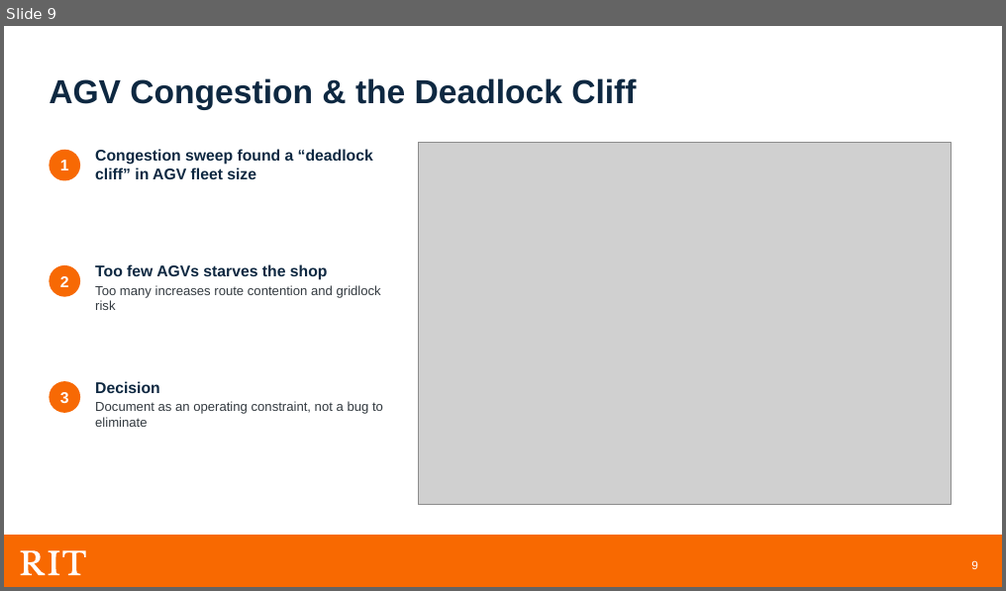
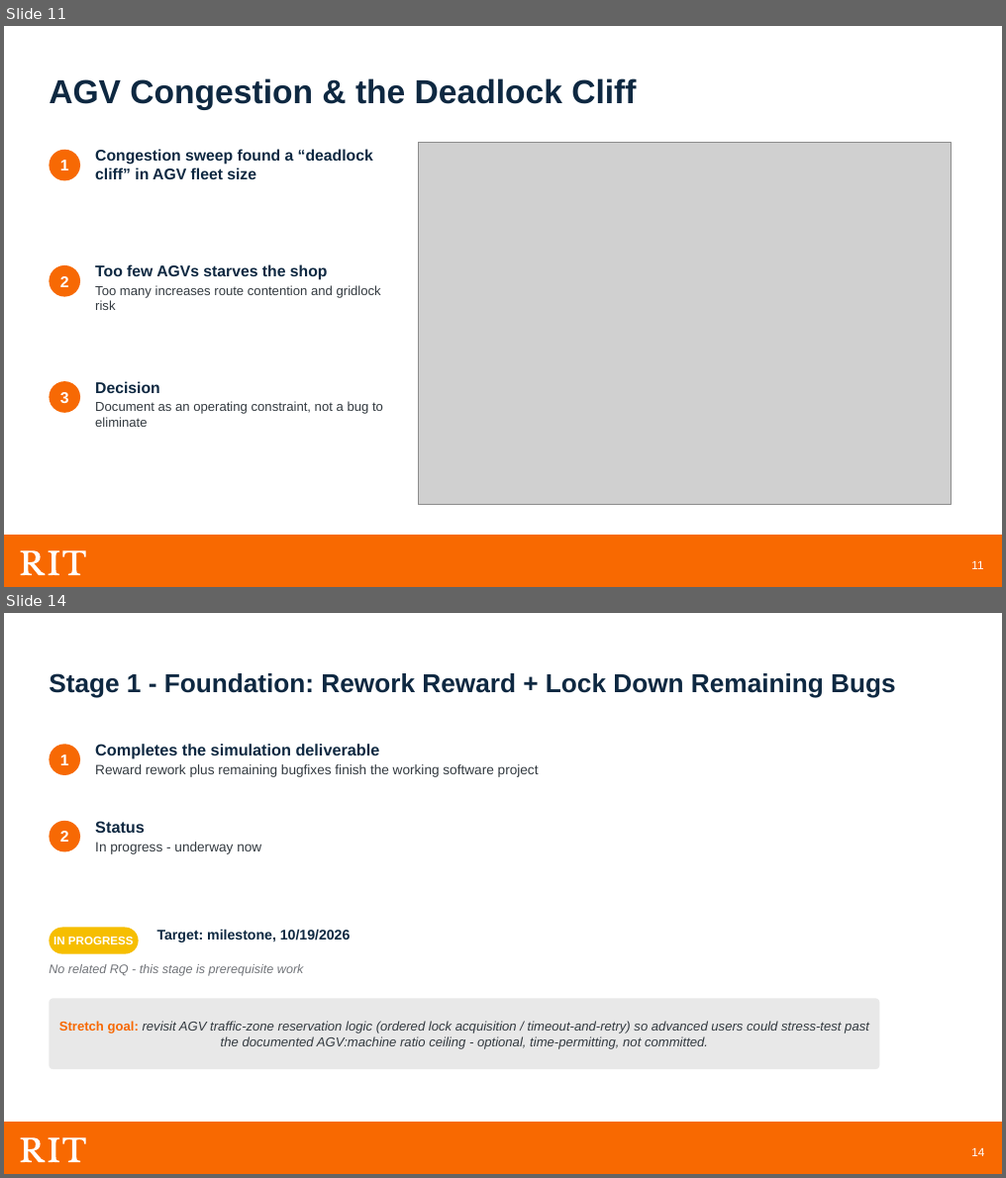
Before and after one commit to meaton96/Capstone, a slide deck: docs/presentation/Capstone_Planning_Presentation.pptx. Shown one above the other, each under a label of ours: slide 9 before the commit, slides 11 and 14 after it; the slides between them are not shown. The pictures are 1006x591 and 1006x1178 pixels, drawn with LibreOffice and Linux fonts; fonts in the diff are those of the drawing; grey boxes stand for pictures; background and template pictures are left out. Boxes give left, top, right and bottom in pixels: in the first picture for what was removed or moved away, otherwise in the second. Text is boxed around its words. In the diff, an @@ line names an element or a change of style, - is before the commit and + after.

```diff
--- a/docs/presentation/Capstone_Planning_Presentation.pptx
+++ b/docs/presentation/Capstone_Planning_Presentation.pptx
@@ slide 14 added at [4,613,1002,1174], background #FFFFFF; not listed: 7 template elements that a slide beside it also shows @@
@@ text added at [49,673,896,697], 25 pt, text #0E2841, bold @@
+Stage 1 - Foundation: Rework Reward + Lock Down Remaining Bugs
@@ ellipse added at [49,744,80,775], fill #F76904, 15 pt, text #FFFFFF, bold @@
+1
@@ text added at [95,744,539,777], 13 pt, text #333A40 @@
+Completes the simulation deliverable
+Reward rework plus remaining bugfixes finish the working software project
@@ ellipse added at [49,821,80,853], fill #F76904, 15 pt, text #FFFFFF, bold @@
+2
@@ text added at [95,821,261,855], 13 pt, text #333A40 @@
+Status
+In progress - underway now
@@ rounded rectangle added at [49,928,138,955], fill #F6BE00, 11 pt, text #FFFFFF, bold @@
+IN PROGRESS
@@ text added at [157,929,350,943], 13.5 pt, text #0E2841, bold @@
+Target: milestone, 10/19/2026
@@ text added at [49,964,304,976], 12 pt, text #717479, italic @@
+No related RQ - this stage is prerequisite work
@@ rounded rectangle added at [49,998,880,1069], fill #E8E8E8, 12.5 pt, text #333A40, italic @@
+Stretch goal: revisit AGV traffic-zone reservation logic (ordered lock acquisition / timeout-and-retry) so advanced users could stress-test past the documented AGV:machine ratio ceiling - optional, time-permitting, not committed.
@@ what was slide 9 is now slide 11 @@
@@ page number at [971,561,983,570]: text changed @@
-9
+11
```
Also in this commit, not shown: 7 other slides changed, 18 other slides added, 13 slides removed, 4 other files.
